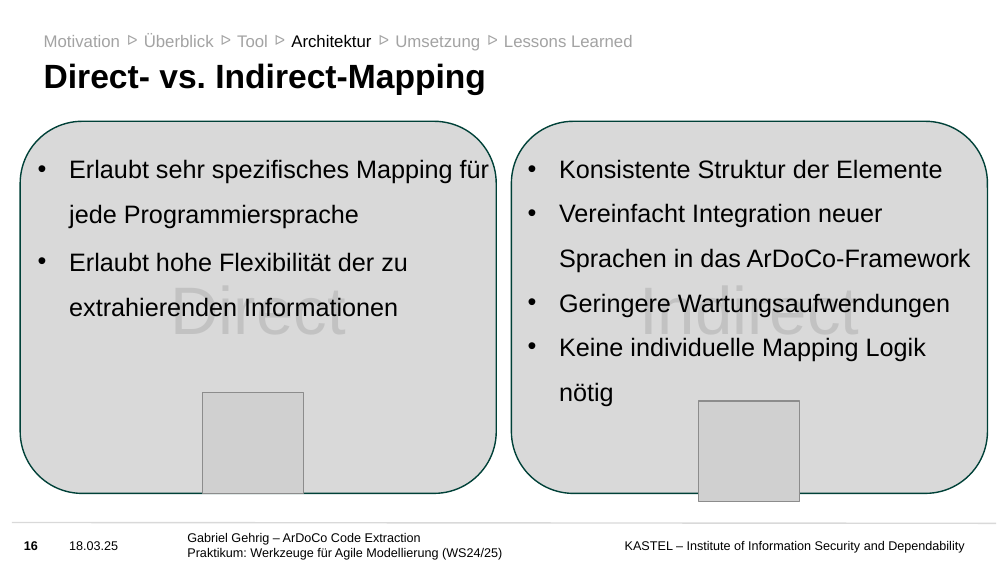
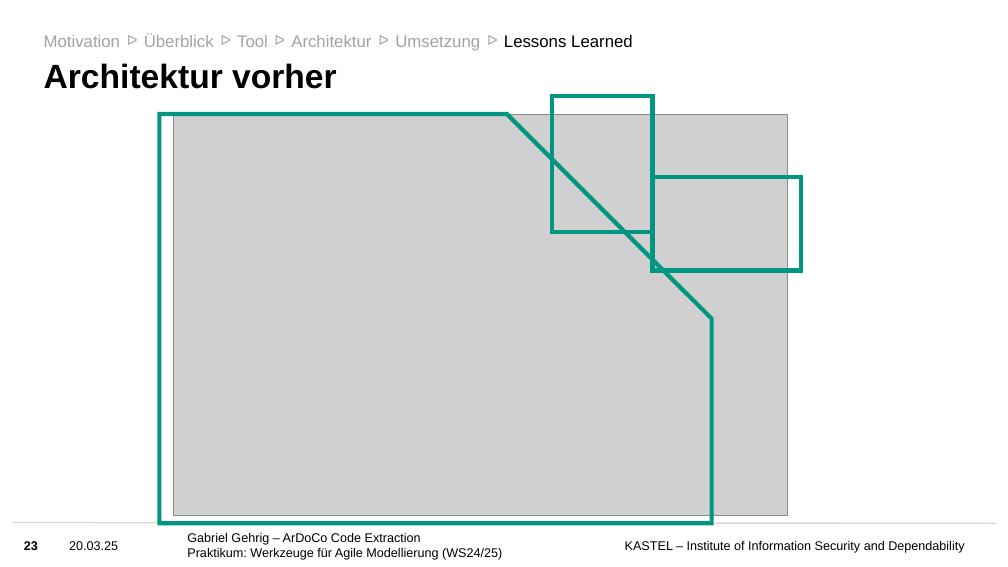
Before and after one commit to ardoco/ardoco, a slide deck: slide 23 of doc/Folien Praktikum ArDoCo.pptx (slide 16 before the commit). Drawn at 1008x567 pixels with LibreOffice and Linux fonts; fonts in the diff are those of the drawing; grey boxes stand for pictures; background and template pictures are left out. Boxes give left, top, right and bottom in pixels: in the first picture for what was removed or moved away, otherwise in the second. Text is boxed around its words. In the diff, an @@ line names an element or a change of style, - is before the commit and + after.

Commit message:
Added final presentation slides

```diff
--- a/doc/Folien Praktikum ArDoCo.pptx
+++ b/doc/Folien Praktikum ArDoCo.pptx
@@ text "Architektur" at bbox=[291, 35, 371, 47]: text colour #000000 to #A3A3A3 @@
@@ text "Lessons Learned" at bbox=[504, 35, 633, 47]: text colour #A3A3A3 to #000000 @@
@@ title at bbox=[44, 63, 337, 89]: text changed @@
-Direct- vs. Indirect-Mapping
+Architektur vorher
@@ snip rect added at bbox=[159, 114, 712, 523], outline #009682 3 pt @@
@@ picture added at bbox=[173, 114, 787, 516] @@
@@ rectangle added at bbox=[551, 96, 652, 232], outline #009682 3 pt @@
@@ rounded rectangle removed at bbox=[20, 121, 496, 493] @@
-Direct
@@ rounded rectangle removed at bbox=[511, 121, 987, 493] @@
-Indirect
@@ text removed at bbox=[69, 159, 489, 229] @@
-• Erlaubt sehr spezifisches Mapping für jede Programmiersprache
@@ text removed at bbox=[559, 159, 942, 179] @@
-• Konsistente Struktur der Elemente
@@ rectangle added at bbox=[652, 177, 800, 270], outline #009682 3 pt @@
@@ text removed at bbox=[559, 203, 971, 273] @@
-• Vereinfacht Integration neuer Sprachen in das ArDoCo-Framework
@@ text removed at bbox=[69, 252, 408, 317] @@
-• Erlaubt hohe Flexibilität der zu extrahierenden Informationen
@@ text removed at bbox=[555, 295, 727, 318] @@
-• ANTLR Visitors
@@ text removed at bbox=[559, 293, 950, 317] @@
-• Geringere Wartungsaufwendungen
@@ text removed at bbox=[559, 337, 926, 407] @@
-• Keine individuelle Mapping Logik nötig
@@ picture removed at bbox=[203, 393, 303, 494] @@
@@ picture removed at bbox=[699, 401, 799, 502] @@
@@ page number at bbox=[24, 541, 38, 550]: text changed @@
-16
+23
@@ text at bbox=[69, 541, 118, 550]: text changed @@
-18.03.25
+20.03.25
```
Also in this commit, not shown: 24 other slides changed, 2 other files.
